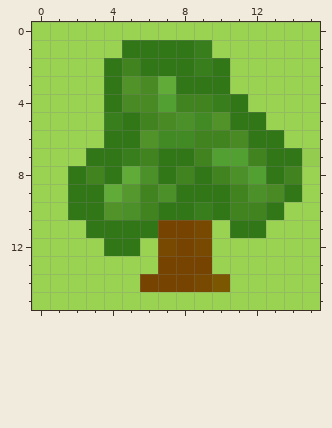
Pixel-art sprite: src/main/resources/it/unibo/project/sprite/obstacle/tree.png. Above, as it was before the edit.
The file is 16x16 pixels. Colours within 5 levels of each other are drawn and written as one.
And afterwards:
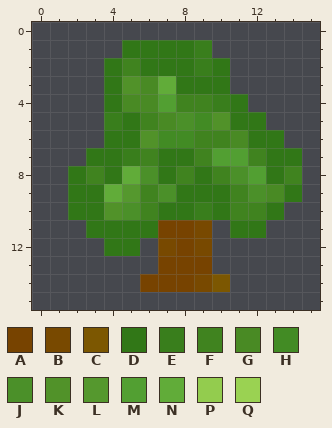
Palette (. is transparent): A #774300  B #784900  C #7c5701  D #317717  E #397e1c  F #40831f  G #498a24  H #428b24  J #4b9029  K #519229  L #55982e  M #529f32  N #61ac39  P #93cc4e  Q #9ad252
Diff:
@@ x 0..15 @@
- 0 QQQQQQQQQQQQQQQQ
- 1 QQQQQDDDDEQQQQQQ
- 2 QQQQDFDDDEDQQQQQ
- 3 QQQQDKGNDDDQQQQQ
- 4 QQQQDGGMFFEDQQQQ
- 5 QQQQEDFGJHKDDQQQ
- 6 QQQQDDKHHFFGDDQQ
- 7 QQQDDEFDDFMMFDDP
- 8 QQDFDNJDFDFJMDFQ
- 9 QQDDNLFJDDDFJGDQ
-10 QQDDKJFDDEDFFDQQ
-11 QQQDDDDAABQDDQQQ
-12 QQQQDDQBABQQQQQQ
-13 QQQQQQQAAAQQQQQQ
-14 QQQQQQAAABCQQQQQ
-15 QQQQQQQQQQQQQQQQ
+ 0 ................
+ 1 .....DDDDE......
+ 2 ....DFDDDED.....
+ 3 ....DKGNDDD.....
+ 4 ....DGGMFFED....
+ 5 ....EDFGJHKDD...
+ 6 ....DDKHHFFGDD..
+ 7 ...DDEFDDFMMFDD.
+ 8 ..DFDNJDFDFJMDF.
+ 9 ..DDNLFJDDDFJGD.
+10 ..DDKJFDDEDFFD..
+11 ...DDDDAAB.DD...
+12 ....DD.BAB......
+13 .......AAA......
+14 ......AAABC.....
+15 ................
Where, in picture pixels (left, top, right, bottom), the same in both pictures:
erased: (32, 22, 320, 310)
